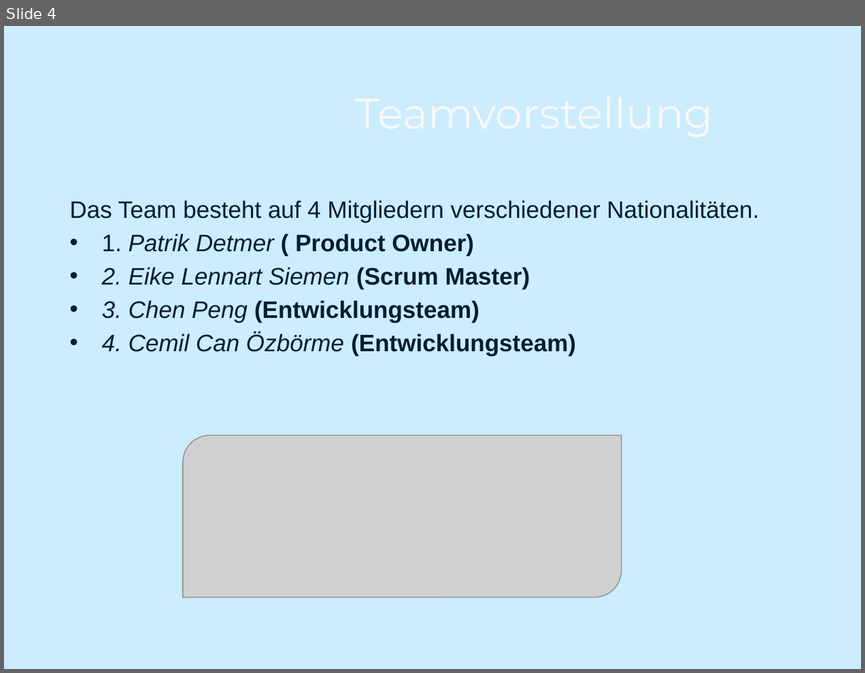
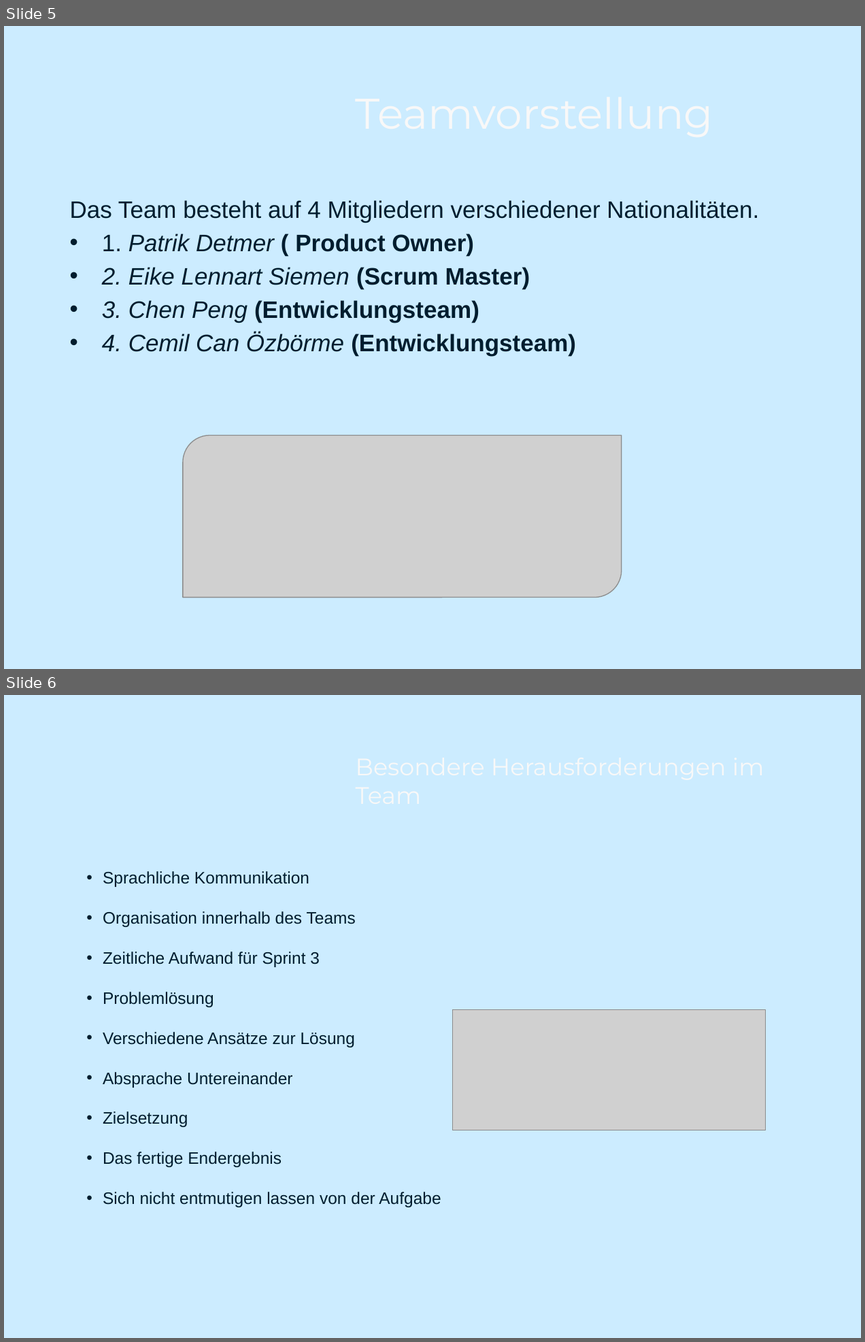
Before and after one commit to ei2131/HSP-Sprint-3, a slide deck: ZahnradHspA-main/Zahnlos GmbH & Co.pptx. Shown one above the other, each under a label of ours: slide 4 before the commit, slides 5 and 6 after it. The pictures are 865x673 and 865x1342 pixels, drawn with LibreOffice and Linux fonts; fonts in the diff are those of the drawing; grey boxes stand for pictures; background and template pictures are left out. Boxes give left, top, right and bottom in pixels: in the first picture for what was removed or moved away, otherwise in the second. Text is boxed around its words. In the diff, an @@ line names an element or a change of style, - is before the commit and + after.

```diff
--- a/ZahnradHspA-main/Zahnlos GmbH & Co.pptx
+++ b/ZahnradHspA-main/Zahnlos GmbH & Co.pptx
@@ slide 6 added at [4, 695, 861, 1338], background picture (left out) @@
@@ title added at [347, 731, 804, 831], 20 pt, text #F8F8F8 @@
+Besondere Herausforderungen im Team
@@ text added at [103, 871, 441, 1207], 14 pt, text #001D2E @@
+• Sprachliche Kommunikation
+• Organisation innerhalb des Teams
+• Zeitliche Aufwand für Sprint 3
+• Problemlösung
+• Verschiedene Ansätze zur Lösung
+• Absprache Untereinander
+• Zielsetzung
+• Das fertige Endergebnis
+• Sich nicht entmutigen lassen von der Aufgabe
@@ picture added at [453, 1009, 766, 1130] @@
@@ what was slide 4 is now slide 5 @@
```
Also in this commit, not shown: 5 slides changed, 2 other slides added.
